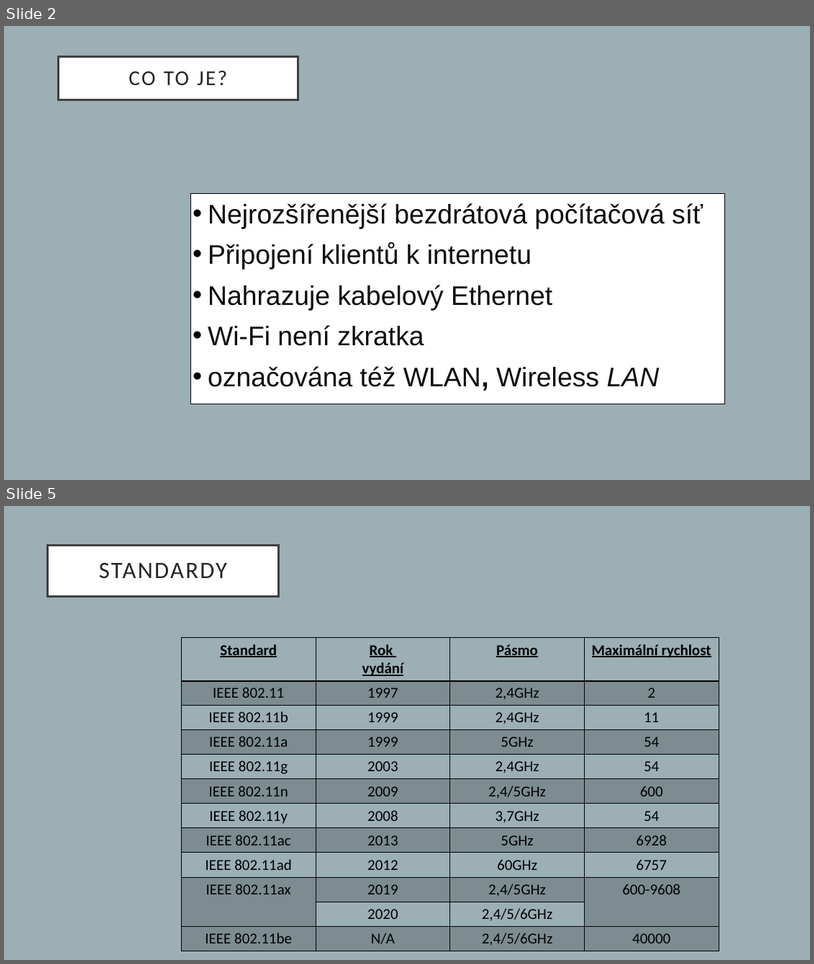
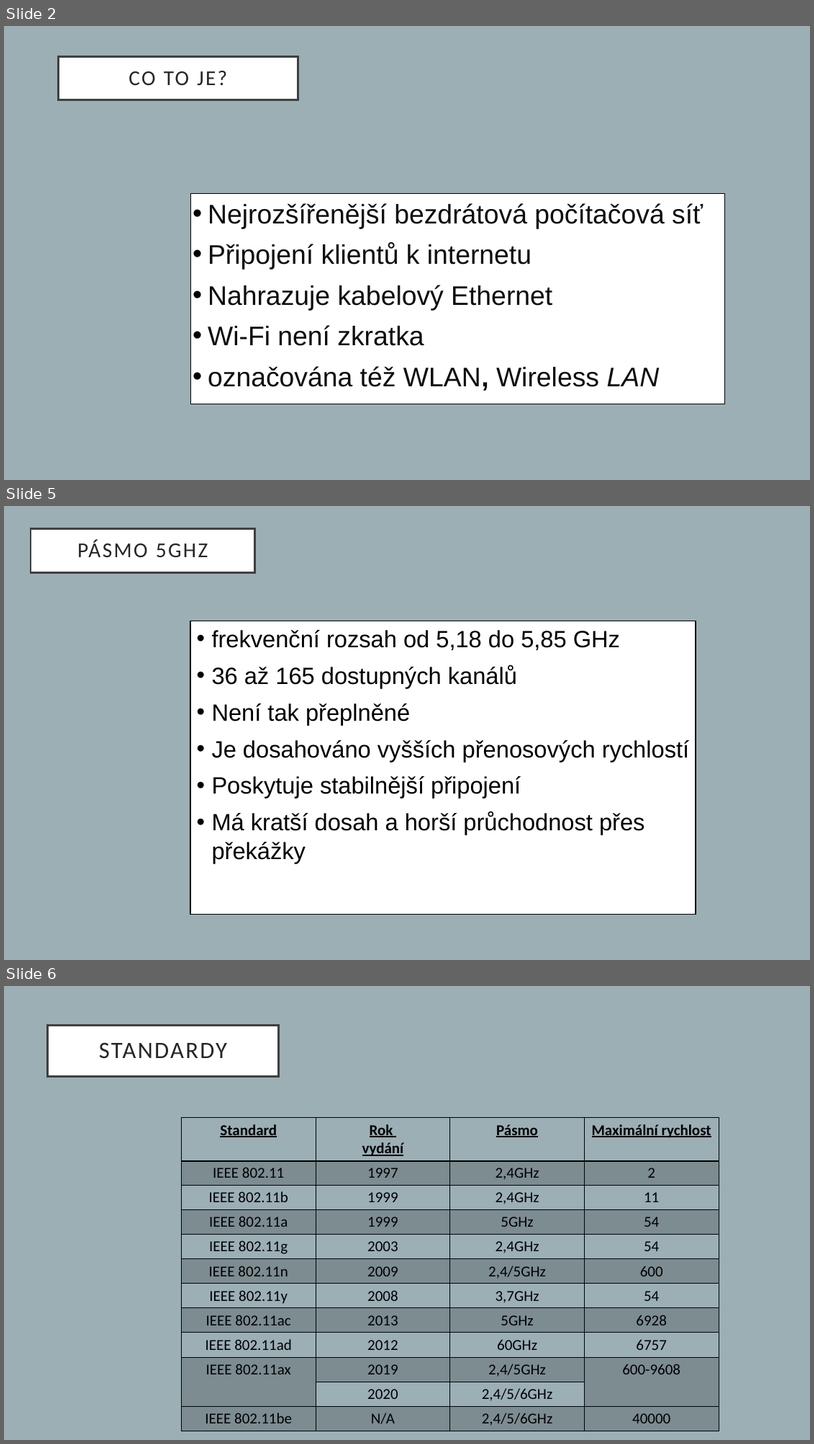
Before and after one commit to proch4zkov4/prezentace-wifi, a slide deck: prochazkova.pptx. Shown one above the other, each under a label of ours: slides 2 and 5 before the commit, slides 2, 5 and 6 after it; the slides between them are not shown. The pictures are 814x964 and 814x1444 pixels, drawn with LibreOffice and Linux fonts; fonts in the diff are those of the drawing. Boxes give left, top, right and bottom in pixels: in the first picture for what was removed or moved away, otherwise in the second. Text is boxed around its words. In the diff, an @@ line names an element or a change of style, - is before the commit and + after.

```diff
--- a/prochazkova.pptx
+++ b/prochazkova.pptx
@@ slide 5 added at [4, 506, 810, 960], background #9BAFB5 @@
@@ title added at [31, 529, 255, 572], fill #FFFFFF, outline #404040 2.5 pt, 25.2 pt, text #262626 @@
+PÁSMO 5GHZ
@@ rectangle added at [190, 621, 696, 914], fill #FFFFFF, outline #000000 1 pt @@
@@ text added at [212, 630, 689, 862], 28 pt, text #000000 @@
+• frekvenční rozsah od 5,18 do 5,85 GHz
+• 36 až 165 dostupných kanálů
+• Není tak přeplněné
+• Je dosahováno vyšších přenosových rychlostí
+• Poskytuje stabilnější připojení
+• Má kratší dosah a horší průchodnost přes překážky
@@ what was slide 5 is now slide 6 @@
```
Also in this commit, not shown: 2 slides changed, 1 other slide added, 2 slides removed.
